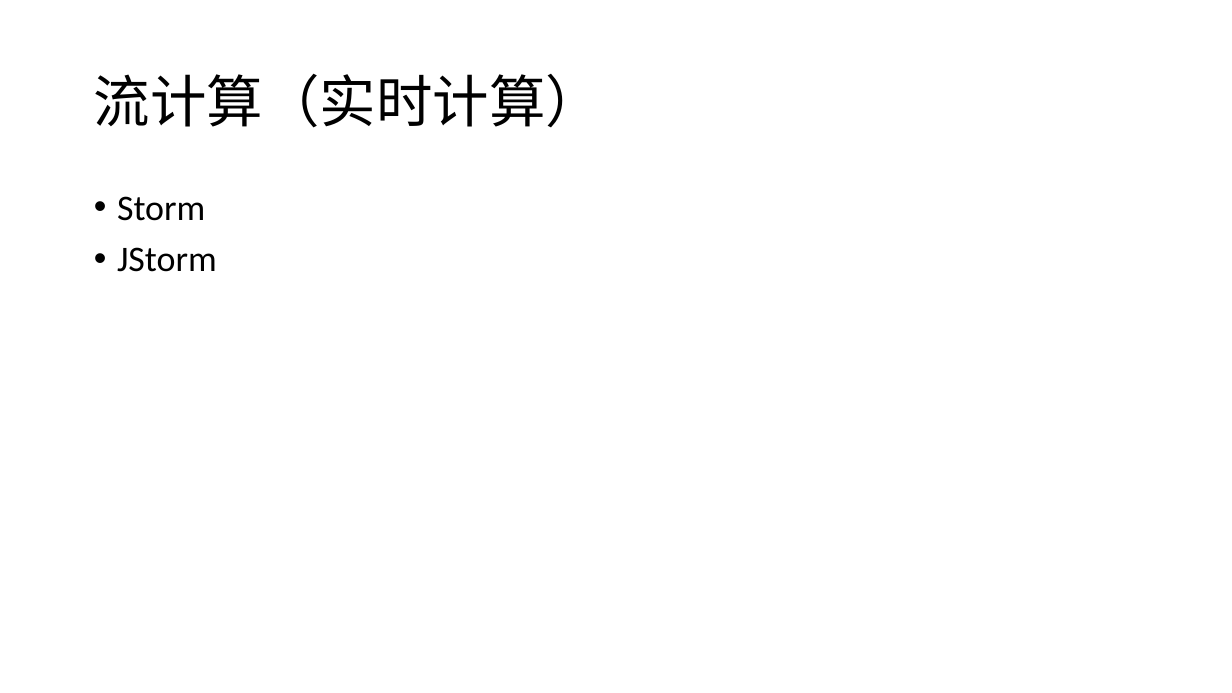
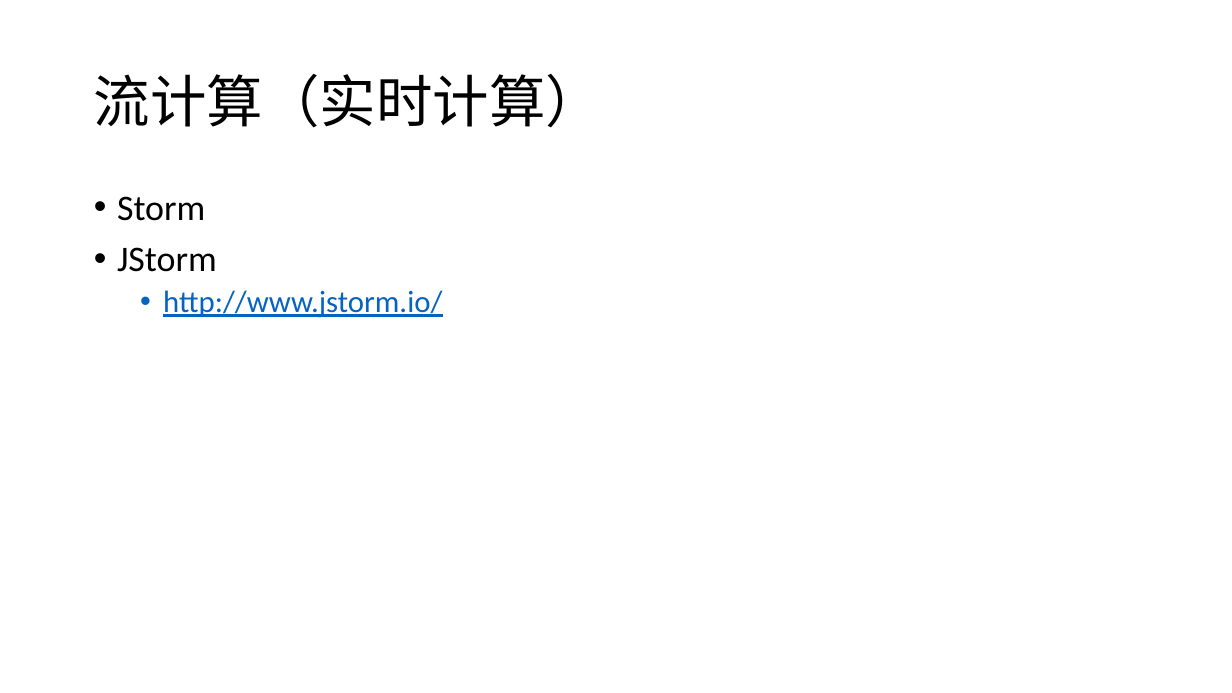
Before and after one commit to 1303575952/ExchangeAgg, a slide deck: slide 42 of doc/Coin.pptx (slide 5 before the commit). Drawn at 1232x693 pixels with LibreOffice and Linux fonts; fonts in the diff are those of the drawing. Boxes give left, top, right and bottom in pixels: in the first picture for what was removed or moved away, otherwise in the second. Text is boxed around its words. In the diff, an @@ line names an element or a change of style, - is before the commit and + after.

```diff
--- a/doc/Coin.pptx
+++ b/doc/Coin.pptx
@@ text at (163,290,442,318): paragraph added @@
+  • http://www.jstorm.io/
```
Also in this commit, not shown: 6 other slides changed, 57 slides added, 22 slides removed, 1 other file.
